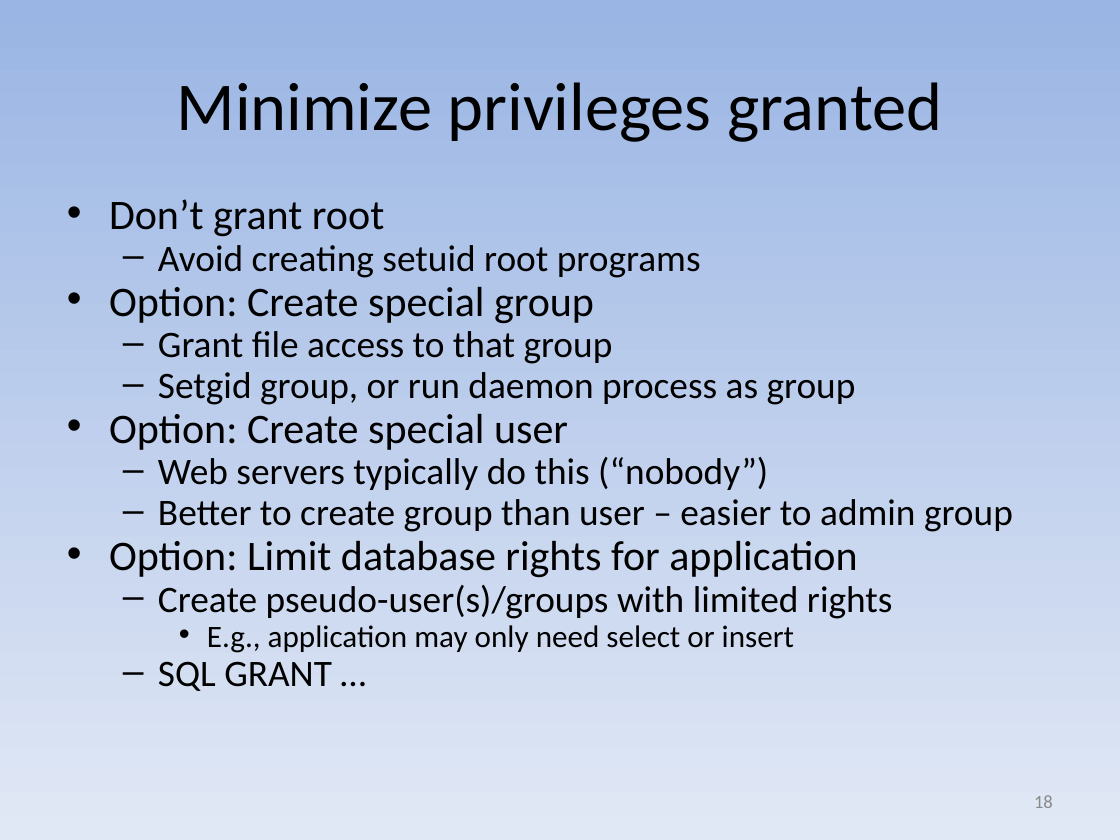
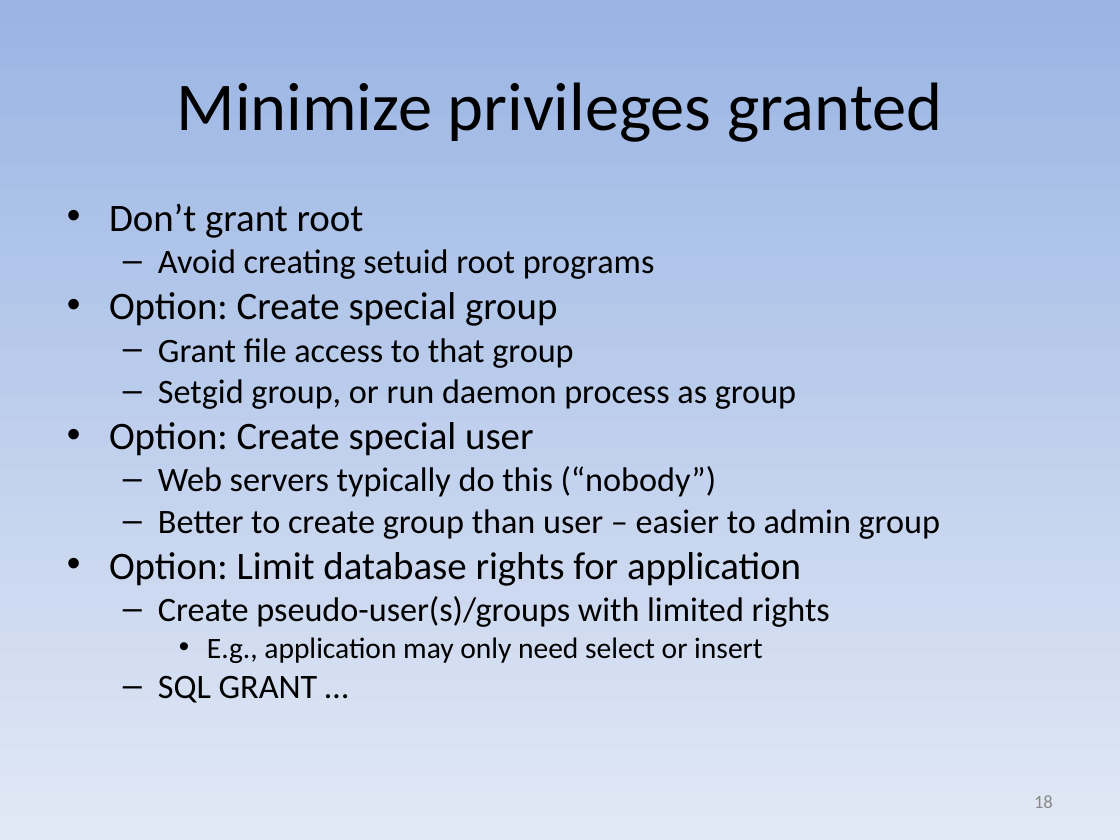
Before and after one commit to david-a-wheeler/david-a-wheeler.github.io, a slide deck: slide 18 of secure-class/presentations/Secure-Software-4-Design.ppt. Drawn at 1120x840 pixels with LibreOffice and Linux fonts; fonts in the diff are those of the drawing. Boxes give left, top, right and bottom in pixels: in the first picture for what was removed or moved away, otherwise in the second. Text is boxed around its words. In the diff, an @@ line names an element or a change of style, - is before the commit and + after.

```diff
--- a/secure-class/presentations/Secure-Software-4-Design.ppt
+++ b/secure-class/presentations/Secure-Software-4-Design.ppt
@@ text "Don’t grant root" at [109, 204, 940, 703]: size 27 to 25 pt in "Don’t grant root", "Option: Create special group", "Option: Create special user", "Option: Limit database rights for application"; size 24 to 22 pt in "Avoid creating setuid root programs", "Grant file access to that group", "Setgid group, or run daemon process as ...", "Web servers typically do this (“nobody”)" and 3 more places; size 20 to 19 pt in "E.g., application may only need select or ..."; line spacing 0.7 to 0.8 @@
```
Also in this commit, not shown: 5 other slides changed, 2 other files.
